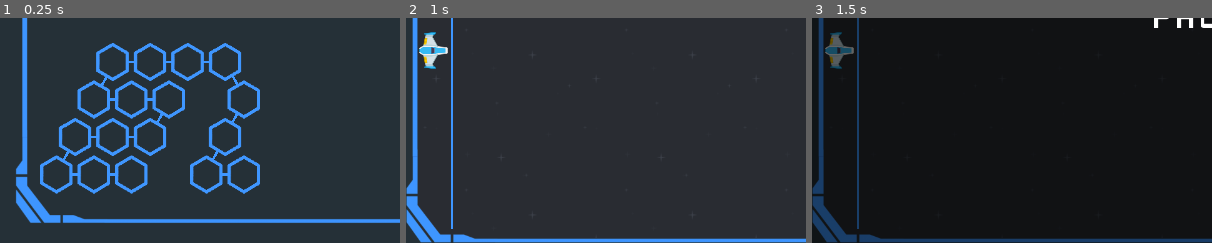
Above: before the commit, frames 1-3 (left to right).
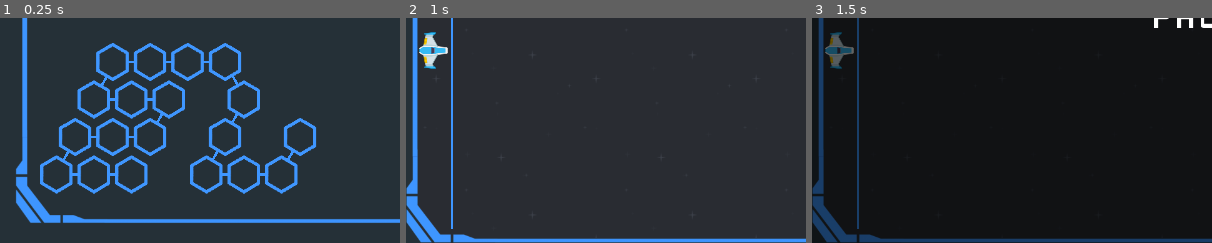
Above: after the commit, the same moments.

Repository: PKlimo/SpaceNumbers
Game: Godot game, scene res://TitleScreen.tscn
The game is run twice, just before and just after one commit, with the same random seed, the same clock (stepped at 60 frames per second) and the same inputs.
Inputs (mouse positions are % of the whole screen's width and height, from its top left):
- Up to frame 1 (0.25 s): no input
- Up to frame 2 (1 s): tap Enter at 0.5 s; move the mouse to (16, 85) at 0.52 s; hold Right (ui_right) from 0.53 s (still down); click (16, 85) at 0.67 s; tap Space at 0.77 s
- Up to frame 3 (1.5 s): tap Space at 1.25 s; move the mouse to (30, 55) at 1.27 s; release Right (ui_right) at 1.28 s; hold Down (ui_down) from 1.28 s (still down)
The pictures show only the part of the screen within x 0-50%, y 50-100%; the shares and areas given below are measured in that part.

The runs differ from the first frame. In frame 1, 0.9% of the frame differs, in the area x 65-79%, y 44-79%; in frame 2, nothing differs; in frame 3, nothing differs.

Commit message:
new enemy Addition
Signed-off-by: pklimo <pklimo@gmail.com>

Diff:
--- a/Level.tscn
+++ b/Level.tscn
@@ -125,11 +125,56 @@
 rect_scale = Vector2( 0.6, 0.6 )
 texture = ExtResource( 6 )
 
+[node name="Enemies2" type="Control" parent="Description"]
+margin_top = 300.0
+margin_right = 40.0
+margin_bottom = 340.0
+__meta__ = {
+"_edit_use_anchors_": false
+}
+
+[node name="TextureRect" type="TextureRect" parent="Description/Enemies2"]
+margin_right = 40.0
+margin_bottom = 40.0
+rect_scale = Vector2( 0.6, 0.6 )
+texture = ExtResource( 5 )
+__meta__ = {
+"_edit_use_anchors_": false
+}
+
+[node name="TextureRect2" type="TextureRect" parent="Description/Enemies2"]
+margin_left = 70.0
+margin_right = 154.0
+margin_bottom = 104.0
+rect_scale = Vector2( 0.6, 0.6 )
+texture = ExtResource( 8 )
+
+[node name="TextureRect3" type="TextureRect" parent="Description/Enemies2"]
+margin_left = 140.0
+margin_right = 224.0
+margin_bottom = 103.0
+rect_scale = Vector2( 0.6, 0.6 )
+texture = ExtResource( 9 )
+
+[node name="TextureRect4" type="TextureRect" parent="Description/Enemies2"]
+margin_left = 210.0
+margin_right = 294.0
+margin_bottom = 82.0
+rect_scale = Vector2( 0.6, 0.6 )
+texture = ExtResource( 7 )
+
+[node name="TextureRect5" type="TextureRect" parent="Description/Enemies2"]
+margin_left = 280.0
+margin_right = 364.0
+margin_bottom = 97.0
+rect_scale = Vector2( 0.6, 0.6 )
+texture = ExtResource( 6 )
+
 [node name="Range" type="Label" parent="Description"]
 margin_left = 100.0
 margin_top = 380.0
-margin_right = 140.0
-margin_bottom = 420.0
+margin_right = 242.0
+margin_bottom = 442.0
 custom_fonts/font = ExtResource( 4 )
 text = "0 - 9"
 __meta__ = {
--- a/TitleScreen.tscn
+++ b/TitleScreen.tscn
@@ -112,6 +112,16 @@
 "_edit_use_anchors_": false
 }
 
+[node name="ColorRect18" type="ColorRect" parent="Conncetions"]
+margin_left = 413.0
+margin_top = 608.0
+margin_right = 428.0
+margin_bottom = 612.0
+color = Color( 0.247059, 0.592157, 1, 1 )
+__meta__ = {
+"_edit_use_anchors_": false
+}
+
 [node name="ColorRect9" type="ColorRect" parent="Conncetions"]
 margin_left = 264.0
 margin_top = 428.0
@@ -181,6 +191,17 @@
 margin_top = 574.0
 margin_right = 365.0
 margin_bottom = 578.0
+rect_rotation = 120.0
+color = Color( 0.247059, 0.592157, 1, 1 )
+__meta__ = {
+"_edit_use_anchors_": false
+}
+
+[node name="ColorRect19" type="ColorRect" parent="Conncetions"]
+margin_left = 470.0
+margin_top = 575.0
+margin_right = 485.0
+margin_bottom = 579.0
 rect_rotation = 120.0
 color = Color( 0.247059, 0.592157, 1, 1 )
 __meta__ = {
@@ -259,3 +280,9 @@
 
 [node name="Level_17" parent="." instance=ExtResource( 3 )]
 position = Vector2( 390, 610 )
+
+[node name="Level_18" parent="." instance=ExtResource( 3 )]
+position = Vector2( 450, 610 )
+
+[node name="Level_19" parent="." instance=ExtResource( 3 )]
+position = Vector2( 480, 550 )
--- /dev/null
+++ b/scenes/Enemies/Addition.tscn
@@ -0,0 +1,161 @@
+[gd_scene load_steps=4 format=2]
+
+[ext_resource path="res://scenes/Enemies/Enemy.tscn" type="PackedScene" id=1]
+[ext_resource path="res://Assets/pictures/enemies/enemyBlack1_r.png" type="Texture" id=2]
+[ext_resource path="res://scripts/objects/Addition.gd" type="Script" id=3]
+
+[node name="Addition" instance=ExtResource( 1 )]
+scale = Vector2( 0.5, 0.5 )
+script = ExtResource( 3 )
+
+[node name="EnemySprite" parent="." index="0"]
+texture = ExtResource( 2 )
+
+[node name="skupina" type="Node2D" parent="." index="3"]
+
+[node name="TextureRect" type="TextureRect" parent="skupina" index="0"]
+margin_left = -40.0
+margin_top = -137.143
+margin_right = 44.0
+margin_bottom = -44.1429
+texture = ExtResource( 2 )
+__meta__ = {
+"_edit_use_anchors_": false
+}
+
+[node name="TextureRect2" type="TextureRect" parent="skupina" index="1"]
+margin_left = -40.0
+margin_top = -228.571
+margin_right = 44.0
+margin_bottom = -135.571
+texture = ExtResource( 2 )
+__meta__ = {
+"_edit_use_anchors_": false
+}
+
+[node name="TextureRect3" type="TextureRect" parent="skupina" index="2"]
+margin_left = -41.4286
+margin_top = -308.571
+margin_right = 42.5714
+margin_bottom = -215.571
+texture = ExtResource( 2 )
+__meta__ = {
+"_edit_use_anchors_": false
+}
+
+[node name="TextureRect4" type="TextureRect" parent="skupina" index="3"]
+margin_left = -40.0
+margin_top = -400.0
+margin_right = 44.0
+margin_bottom = -307.0
+texture = ExtResource( 2 )
+__meta__ = {
+"_edit_use_anchors_": false
+}
+
+[node name="TextureRect5" type="TextureRect" parent="skupina" index="4"]
+margin_left = -40.0
+margin_top = -491.429
+margin_right = 44.0
+margin_bottom = -398.428
+texture = ExtResource( 2 )
+__meta__ = {
+"_edit_use_anchors_": false
+}
+
+[node name="TextureRect6" type="TextureRect" parent="skupina" index="5"]
+margin_left = -40.0
+margin_top = -582.857
+margin_right = 44.0
+margin_bottom = -489.857
+texture = ExtResource( 2 )
+__meta__ = {
+"_edit_use_anchors_": false
+}
+
+[node name="skupina2" type="Node2D" parent="." index="4"]
+position = Vector2( 94.2857, 91.4286 )
+
+[node name="TextureRect" type="TextureRect" parent="skupina2" index="0"]
+margin_left = -40.0
+margin_top = -137.143
+margin_right = 44.0
+margin_bottom = -44.1429
+texture = ExtResource( 2 )
+__meta__ = {
+"_edit_use_anchors_": false
+}
+
+[node name="TextureRect2" type="TextureRect" parent="skupina2" index="1"]
+margin_left = -40.0
+margin_top = -228.571
+margin_right = 44.0
+margin_bottom = -135.571
+texture = ExtResource( 2 )
+__meta__ = {
+"_edit_use_anchors_": false
+}
+
+[node name="TextureRect3" type="TextureRect" parent="skupina2" index="2"]
+margin_left = -41.4286
+margin_top = -308.571
+margin_right = 42.5714
+margin_bottom = -215.571
+texture = ExtResource( 2 )
+__meta__ = {
+"_edit_use_anchors_": false
+}
+
+[node name="TextureRect4" type="TextureRect" parent="skupina2" index="3"]
+margin_left = -40.0
+margin_top = -400.0
+margin_right = 44.0
+margin_bottom = -307.0
+texture = ExtResource( 2 )
+__meta__ = {
+"_edit_use_anchors_": false
+}
+
+[node name="TextureRect5" type="TextureRect" parent="skupina2" index="4"]
+margin_left = -40.0
+margin_top = -491.429
+margin_right = 44.0
+margin_bottom = -398.428
+texture = ExtResource( 2 )
+__meta__ = {
+"_edit_use_anchors_": false
+}
+
+[node name="TextureRect6" type="TextureRect" parent="skupina2" index="5"]
+margin_left = -40.0
+margin_top = -582.857
+margin_right = 44.0
+margin_bottom = -489.857
+texture = ExtResource( 2 )
+__meta__ = {
+"_edit_use_anchors_": false
+}
+
+[node name="TextureRect7" type="TextureRect" parent="skupina2" index="6"]
+margin_left = -40.0
+margin_top = -674.286
+margin_right = 44.0
+margin_bottom = -581.286
+texture = ExtResource( 2 )
+__meta__ = {
+"_edit_use_anchors_": false
+}
+
+[node name="EnemyLabel2" type="Label" parent="." index="5"]
+margin_left = 64.0
+margin_top = 48.0
+margin_right = 93.0
+margin_bottom = 78.0
+rect_scale = Vector2( 3, 3 )
+rect_clip_content = true
+text = "8"
+align = 1
+valign = 1
+__meta__ = {
+"_edit_use_anchors_": false
+}
--- a/Flotila.tscn
+++ b/scenes/Enemies/Flotila.tscn
@@ -1,11 +1,11 @@
 [gd_scene load_steps=4 format=2]
 
-[ext_resource path="res://Enemy.tscn" type="PackedScene" id=1]
-[ext_resource path="res://scripts/objects/Flotila.gd" type="Script" id=2]
+[ext_resource path="res://scripts/objects/Flotila.gd" type="Script" id=1]
+[ext_resource path="res://scenes/Enemies/Enemy.tscn" type="PackedScene" id=2]
 [ext_resource path="res://Assets/pictures/enemies/enemyBlack1_r.png" type="Texture" id=3]
 
-[node name="Flotila" instance=ExtResource( 1 )]
-script = ExtResource( 2 )
+[node name="Flotila" instance=ExtResource( 2 )]
+script = ExtResource( 1 )
 
 [node name="EnemySprite" parent="." index="0"]
 texture = ExtResource( 3 )
--- a/scripts/game/Space/Wave.gd
+++ b/scripts/game/Space/Wave.gd
@@ -1,14 +1,15 @@
 extends Node2D
 
 var sirka:int = 1024
-var Enemy = preload("res://Enemy.tscn")
-var Flotila = preload("res://Flotila.tscn")
+var Enemy = preload("res://scenes/Enemies/Enemy.tscn")
+var Flotila = preload("res://scenes/Enemies/Flotila.tscn")
+var Addition = preload("res://scenes/Enemies/Addition.tscn")
 var level = load("res://scripts/game/TitleScreen/Level.gd").new()
 # only leve definition is here - no logic, all logic goes to World
 
 var total_enemies:int = 10
 var speed:int = 0
-const speedtable = [80, 100, 130] # 100, 150, 200, rekord 400
+const speedtable = [80, 100, 110] # 100, 150, 200, rekord 400
 const roztable = [400, 250, 200, 100] # 250, 200, 100
 var rozostup:int = 1
 var rand_od:int = 0
@@ -35,17 +36,28 @@
 		var enemy
 		if typ == "E":
 			enemy = Enemy.instance()
+		elif typ == "A":
+			enemy = Addition.instance()
+		elif typ == "F":
+			enemy = Flotila.instance()
 		else:
-			enemy = Flotila.instance()
+			print("unknown type ", typ)
+
 
 		if enemy.name == "Flotila":
 			rozostup = 0
 			place_min = 90
 			place_max = 390
-		else:
+		elif enemy.name == "Addition":
+			rozostup = 0
+			place_min = 220
+			place_max = 300
+		elif enemy.name == "Enemy":
 			rozostup = 1
 			place_min = 50
 			place_max = 450
+		else:
+			print("Unknown type ", enemy.name)
 
 		enemy.label_string = rng.randi_range(rand_od,rand_do)
 		sollution.append(enemy.label_string)
--- a/scripts/game/TitleScreen/Level.gd
+++ b/scripts/game/TitleScreen/Level.gd
@@ -18,7 +18,9 @@
 	"14":{"od":1, "do":6, "speed":0, "typ":"F"},
 	"15":{"od":1, "do":9, "speed":0, "typ":"F"},
 	"16":{"od":1, "do":9, "speed":1, "typ":"F"},
-	"17":{"od":1, "do":9, "speed":2, "typ":"F"}
+	"17":{"od":1, "do":9, "speed":2, "typ":"F"},
+	"18":{"od":2, "do":6, "speed":0, "typ":"A"},
+	"19":{"od":2, "do":9, "speed":0, "typ":"A"}
 }
 
 func _ready():
@@ -28,13 +30,27 @@
 	$Description.set_global_position(get_node("../DescriptionPosition").global_position)
 	$Description.visible = false
 
+	$Description/Level.text = str("Level ", lvl)
+
 	$Description/Keyboard.od = level_def[str(lvl)]["od"]
 	$Description/Keyboard.do = level_def[str(lvl)]["do"]
 	$Description/Keyboard.draw()
 
-	$Description/Range.text = str(level_def[str(lvl)]["od"], " - ", level_def[str(lvl)]["do"])
-	$Description/Range.visible = level_def[str(lvl)]["typ"] == "E"
-	$Description/Level.text = str("Level ", lvl)
+	if level_def[str(lvl)]["typ"] == "E":
+		$Description/Range.text = str(level_def[str(lvl)]["od"], " - ", level_def[str(lvl)]["do"])
+	elif level_def[str(lvl)]["typ"] == "A":
+		$Description/Enemies.rect_scale = Vector2(0.7,0.7)
+		$Description/Enemies.set_position(Vector2(40, 300))
+		$Description/Enemies2.rect_scale = Vector2(0.7,0.7)
+		$Description/Enemies2.set_position(Vector2(40, 350))
+		$Description/Range.rect_scale = Vector2(0.6,0.6)
+		$Description/Range.set_position(Vector2(45, 400))
+		var pom_r1 = level_def[str(lvl)]["od"] - 1
+		var pom_r2 = level_def[str(lvl)]["do"] - 1
+		$Description/Range.text = str(pom_r1, " - ", pom_r2, "         ", pom_r1, " - ", pom_r2)
+	else:
+		$Description/Range.visible = false
+
 
 	if level_def[str(lvl)]["speed"] < 2:
 		$Description/Speed/TextureRect3.modulate = Color(0.5, 0.5, 0.5)
--- /dev/null
+++ b/scripts/objects/Addition.gd
@@ -0,0 +1,27 @@
+extends "res://scripts/objects/Enemy.gd"
+
+func _ready():
+	# pred tymto sa zavola Enemy._ready() ktora nastavi visibilitu a texturu spritu
+	kon -=60
+	var c1 = randi() % (int(label_string) -1) + 1
+	var c2 = int(label_string) - c1
+	var j
+
+	$EnemyLabel.text = str(c1)
+	$EnemyLabel2.text = str(c2)
+
+	j = 0
+	for i in $skupina.get_children():
+		if j < c1 -1 : # lebo sprite je jedna lodka
+			i.set_texture($EnemySprite.texture)
+		else:
+			i.queue_free()
+		j += 1
+
+	j = 0
+	for i in $skupina2.get_children():
+		if j < c2:
+			i.set_texture($EnemySprite.texture)
+		else:
+			i.queue_free()
+		j += 1
Renamed: Enemy.tscn -> scenes/Enemies/Enemy.tscn
